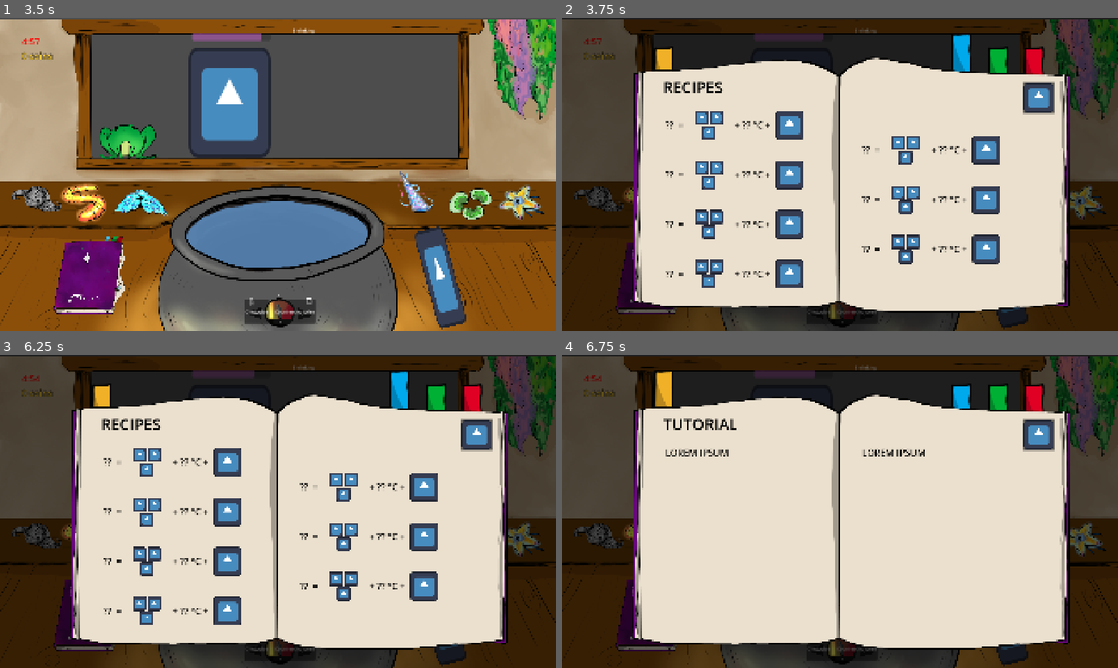
Above: before the commit, frames 1-4 (two rows, left to right).
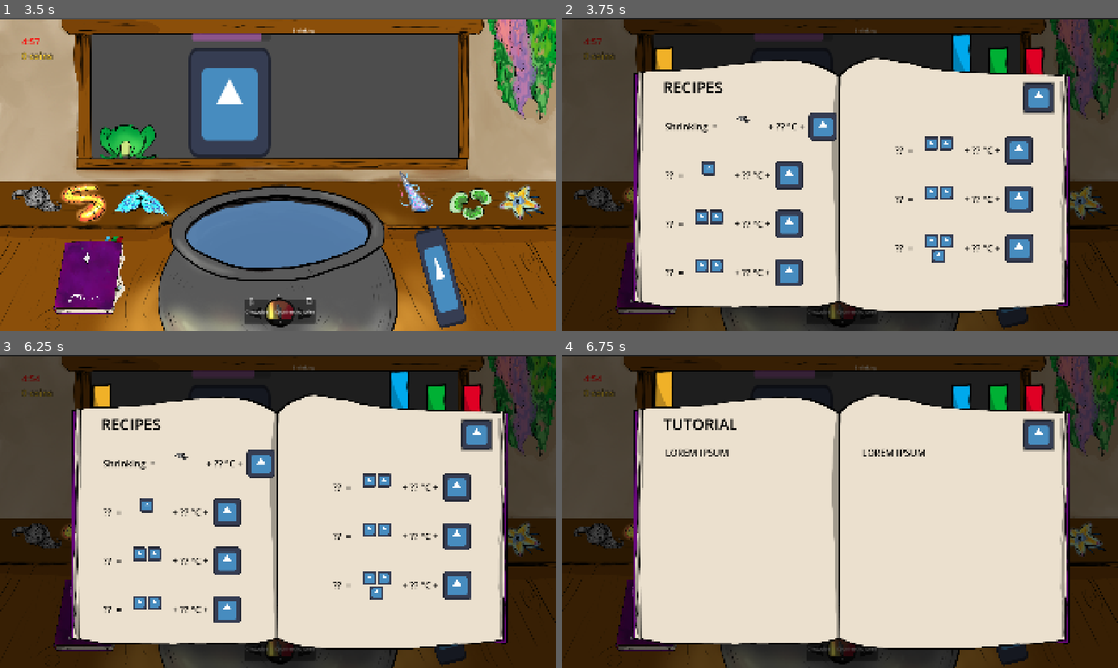
Above: after the commit, the same moments.

Repository: Eko199/Sugaming-Game-Jam-2026
Game: Godot game, scene res://main.tscn
Two runs of this game, one before a commit and one after it. Both use one fixed random seed, a clock stepped at 60 frames per second and the inputs below. The engine's default icon, where the game draws it, is replaced by a stand-in: a white triangle on a blue panel in a dark square.
Inputs (mouse positions are in pixels of both pictures, inside the frame that each line leads up to):
- Up to frame 1 (3.5 s): click "Clockwise" at 0.5 s; click "Counterclockwise" at 1.25 s; click (255, 312) at 2 s; click (305, 315) at 2.75 s
- Up to frame 2 (3.75 s): click (650, 274) at 3.5 s
- Up to frame 3 (6.25 s): click (472, 411) at 4.25 s; click (439, 411) at 5 s; click (400, 411) at 5.75 s
- Up to frame 4 (6.75 s): click (667, 411) at 6.5 s

Frame 1 is identical in both runs. In frame 2, 7.2% of the frame differs, in the area x 18-85%, y 29-87%; in frame 3, 7.2%; in frame 4, nothing differs.

Commit message:
Add ingredients reveal function

Diff:
--- a/ui/almanac.gd
+++ b/ui/almanac.gd
@@ -19,6 +19,7 @@
 
 var current_page: Control
 var unlocked_recipes: Dictionary = {}
+var recipes_dict: Dictionary = {}
 
 func open() -> void:
 	if current_page:
@@ -46,15 +47,23 @@
 	temperature: bool,
 	strir_pattern: bool
 ) -> void:
+	var recipe_row: Control = recipes.get_child(0).get_child(potion)
+	var unlocked_recipe: RecipeKnowledge = unlocked_recipes[potion]
+
 	if ingredient:
-		unlocked_recipes[potion].ingredients = true
+		unlocked_recipe.ingredients = true
+		var ingredients_container = recipe_row.get_node("Ingredients")
+		for i in range(unlocked_recipe.ingredients_count):
+			var ingredient_container = ingredients_container.get_child(i)
+			var ingredient_num = recipes_dict[potion][0][i]
+			ingredient_container.texture = load(Cons.INGRIDIENT_TEXTURE[ingredient_num])
+
 	if temperature:
-		unlocked_recipes[potion].temperature = true
+		unlocked_recipe.temperature = true
 	if strir_pattern:
-		unlocked_recipes[potion].strir_pattern = true
+		unlocked_recipe.strir_pattern = true
 
-	var recipe: Control = recipes.get_child(0).get_child(potion + 1)
-	var label: Label = recipe.get_node("Potion")
+	var label: Label = recipe_row.get_node("Potion")
 	label.text = Utility.get_keyname(potion, Cons.RECIPE)
 
 func _ready() -> void:
@@ -63,6 +72,15 @@
 		var knowledge: RecipeKnowledge = RecipeKnowledge.new(ingredients_count)
 		var potion = Recipe.RECIPE[rcp_ingredients][0]
 		unlocked_recipes[potion] = knowledge
+
+		var recipe_row = recipes.get_child(0).get_child(potion)
+		var ingredients_container = recipe_row.get_node("Ingredients")
+		for i in range(ingredients_count, ingredients_container.get_child_count()):
+			ingredients_container.get_child(i).queue_free()
+
+		recipes_dict[potion] = [rcp_ingredients, Recipe.RECIPE[rcp_ingredients][1], Recipe.RECIPE[rcp_ingredients][2]]
+
+	unlock_knowledge(0, true, true, true)
 
 func _on_almanac_pressed() -> void:
 	open()
--- a/ui/recipe.tscn
+++ b/ui/recipe.tscn
@@ -24,7 +24,7 @@
 label_settings = SubResource("LabelSettings_7upsp")
 
 [node name="Ingredients" type="HFlowContainer" parent="." unique_id=1310431838]
-custom_minimum_size = Vector2(180, 60)
+custom_minimum_size = Vector2(180, 120)
 layout_mode = 2
 alignment = 1
 
Not shown, added: main.tscn25721510255.tmp
